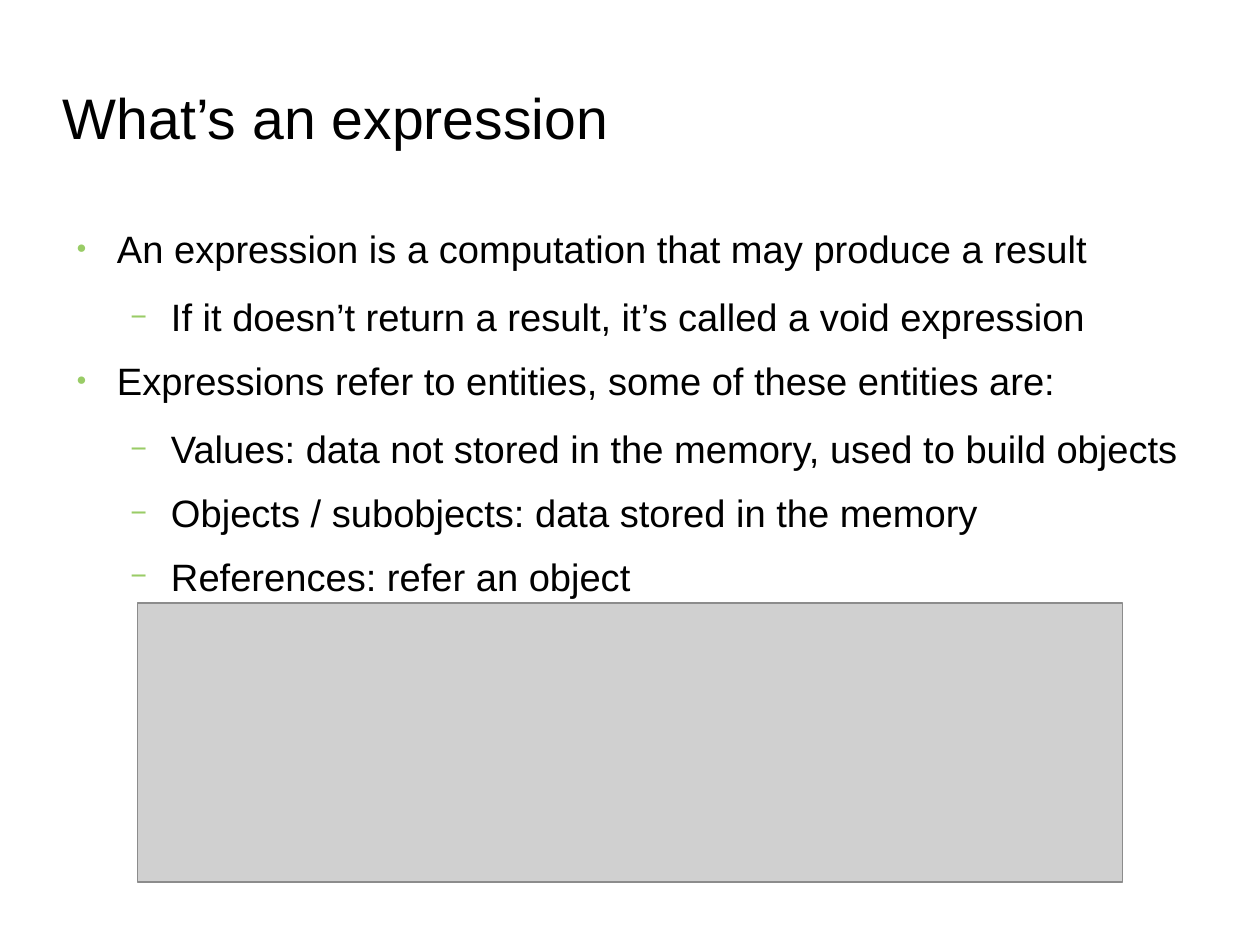
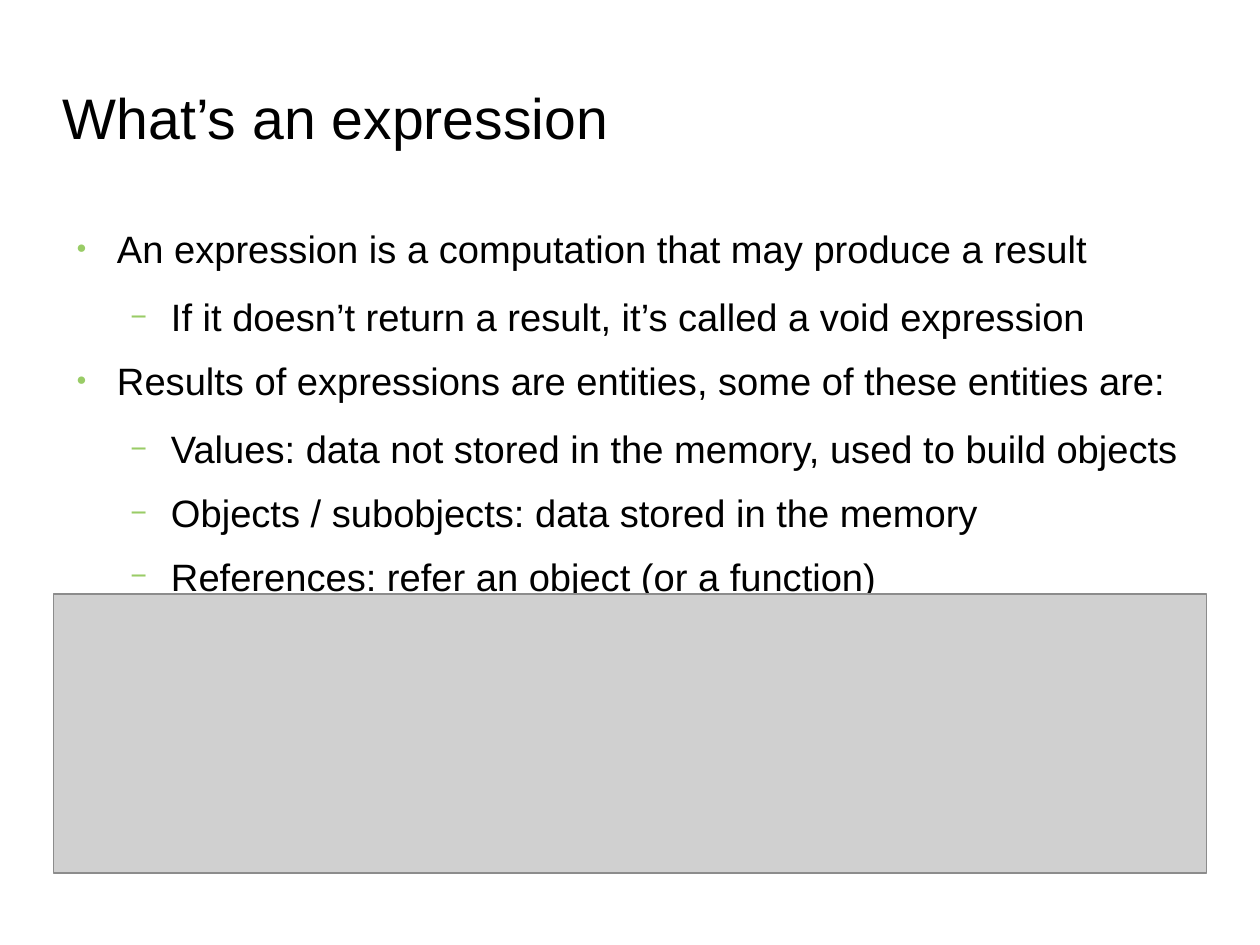
Before and after one commit to FranckRJ/CPP-trainings, a slide deck: slide 5 of traning-move.pt1.odp. Drawn at 1260x945 pixels with LibreOffice and Linux fonts; fonts in the diff are those of the drawing; grey boxes stand for pictures; background and template pictures are left out. Boxes give left, top, right and bottom in pixels: in the first picture for what was removed or moved away, otherwise in the second. Text is boxed around its words. In the diff, an @@ line names an element or a change of style, - is before the commit and + after.

Commit message:
Petit rephrasage de certains trucs avec les expression.

```diff
--- a/traning-move.pt1.odp
+++ b/traning-move.pt1.odp
@@ text at box(117, 367, 1165, 403): text changed @@
-● Expressions refer to entities, some of these entities are:
+● Results of expressions are entities, some of these entities are:
@@ text at box(171, 563, 876, 599): text changed @@
-  − References: refer an object
+  − References: refer an object (or a function)
@@ picture: place and size @@
-picture at box(137, 604, 1123, 883)
+picture at box(54, 595, 1207, 874)
```
Also in this commit, not shown: 4 other slides changed, 1 other file.
